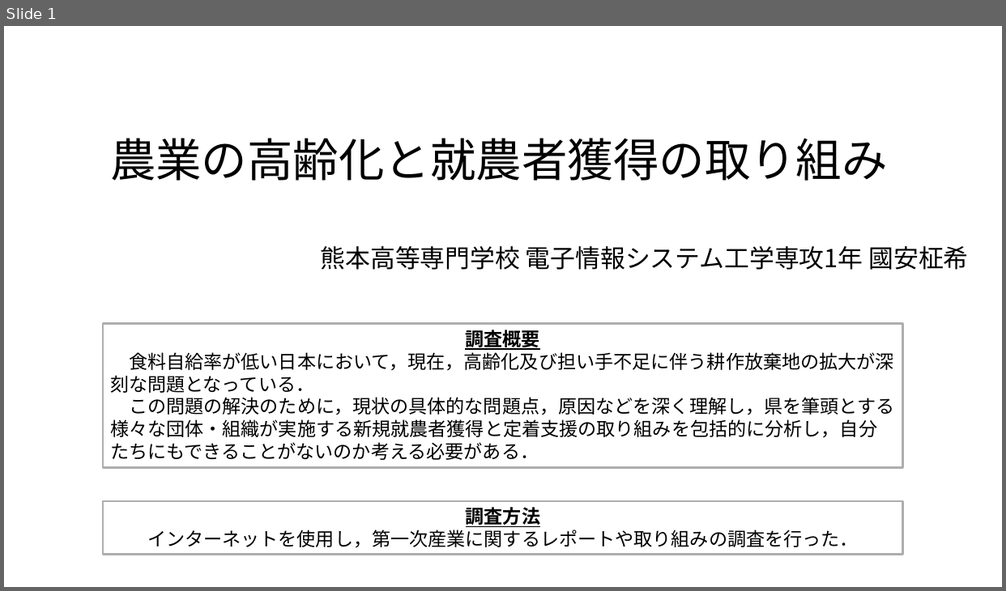
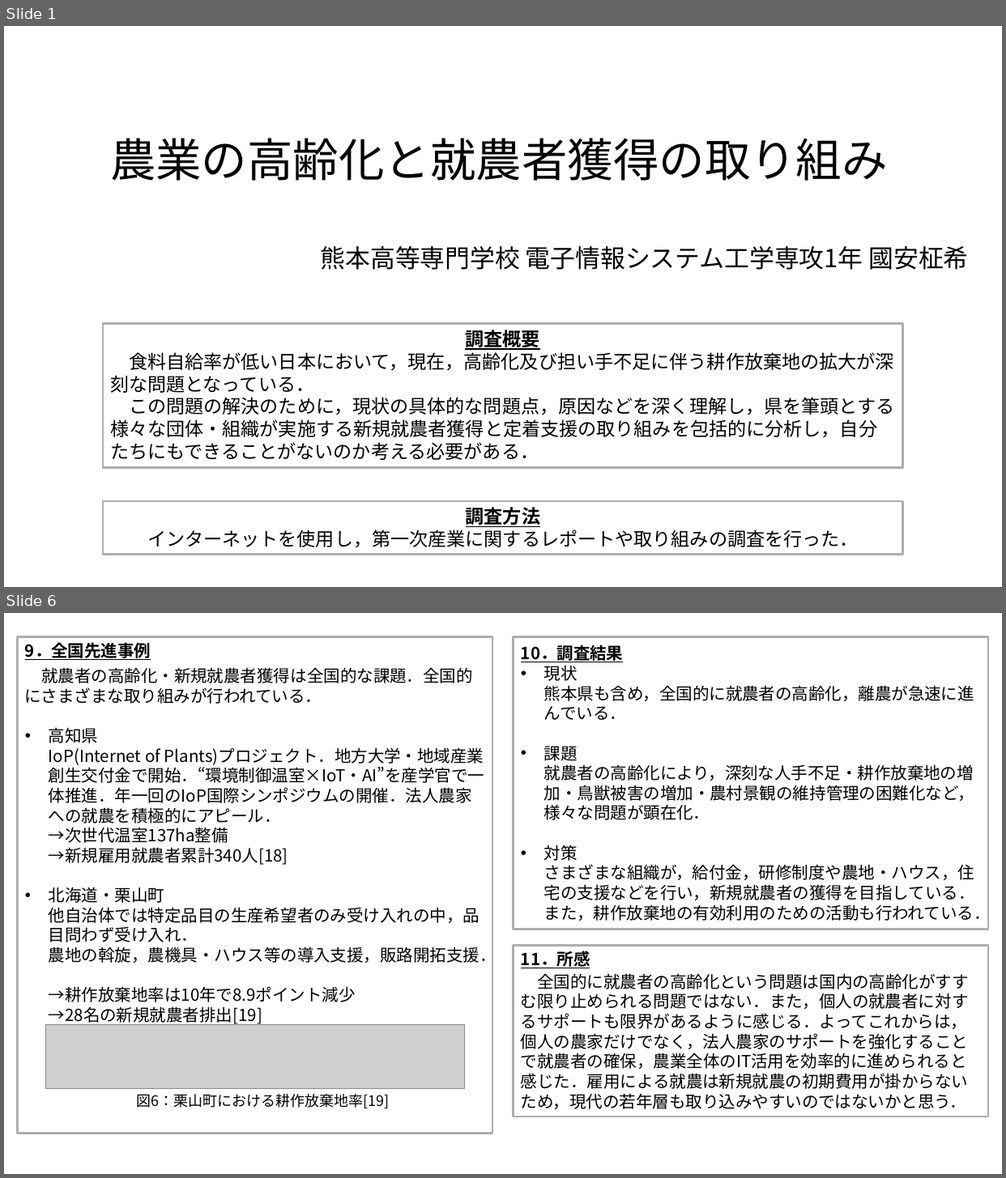
Before and after one commit to MtqRon/AE1st, a slide deck: corp_soci/企業化と社会.pptx. Shown one above the other, each under a label of ours: slide 1 before the commit, slides 1 and 6 after it; the slides between them are not shown. The pictures are 1006x591 and 1006x1178 pixels, drawn with LibreOffice and Linux fonts; fonts in the diff are those of the drawing; grey boxes stand for pictures. Boxes give left, top, right and bottom in pixels: in the first picture for what was removed or moved away, otherwise in the second. Text is boxed around its words. In the diff, an @@ line names an element or a change of style, - is before the commit and + after.

```diff
--- a/corp_soci/企業化と社会.pptx
+++ b/corp_soci/企業化と社会.pptx
@@ slide 6 added at (4,613,1002,1174), background #FFFFFF @@
@@ rectangle added at (18,637,492,1133), outline #AEAEAE 2.25 pt, 16 pt, text #000000 @@
+就農者の高齢化・新規就農者獲得は全国的な課題．全国的にさまざまな取り組みが行われている．
+• 高知県
+  IoP(Internet of Plants)プロジェクト．地方大学・地域産業創生交付金で開始．“環境制御温室×IoT・AI”を産学官で一体推進．年一回のIoP国際シンポジウムの開催．法人農家への就農を積極的にアピール．
+  →次世代温室137ha整備
+  →新規雇用就農者累計340人[18]
+• 北海道・栗山町
+  他自治体では特定品目の生産希望者のみ受け入れの中，品目問わず受け入れ．
+  農地の斡旋，農機具・ハウス等の導入支援，販路開拓支援．
+  →耕作放棄地率は10年で8.9ポイント減少
+  →28名の新規就農者排出[19]
@@ text added at (25,642,151,660), 16 pt, text #000000, bold, underline @@
+9．全国先進事例
@@ rectangle added at (513,637,988,929), outline #AEAEAE 2.25 pt, 16 pt, text #000000 @@
+• 現状
+  熊本県も含め，全国的に就農者の高齢化，離農が急速に進んでいる．
+• 課題
+  就農者の高齢化により，深刻な人手不足・耕作放棄地の増加・鳥獣被害の増加・農村景観の維持管理の困難化など，様々な問題が顕在化．
+• 対策
+  さまざまな組織が，給付金，研修制度や農地・ハウス，住宅の支援などを行い，新規就農者の獲得を目指している．
+  また，耕作放棄地の有効利用のための活動も行われている．
@@ text added at (521,645,623,662), 16 pt, text #000000, bold, underline @@
+10．調査結果
@@ rectangle added at (513,945,988,1117), outline #AEAEAE 2.25 pt, 16 pt, text #000000 @@
+全国的に就農者の高齢化という問題は国内の高齢化がすすむ限り止められる問題ではない．また，個人の就農者に対するサポートも限界があるように感じる．よってこれからは，個人の農家だけでなく，法人農家のサポートを強化することで就農者の確保，農業全体のIT活用を効率的に進められると感じた．雇用による就農は新規就農の初期費用が掛からないため，現代の若年層も取り込みやすいのではないかと思う．
@@ text added at (521,951,590,969), 16 pt, text #000000, bold, underline @@
+11．所感
@@ picture added at (46,1024,464,1089) @@
@@ text added at (137,1094,390,1109), 14 pt, text #000000 @@
+図6：栗山町における耕作放棄地率[19]
```
Also in this commit, not shown: 1 slide changed, 4 other slides added, 1 other file.
